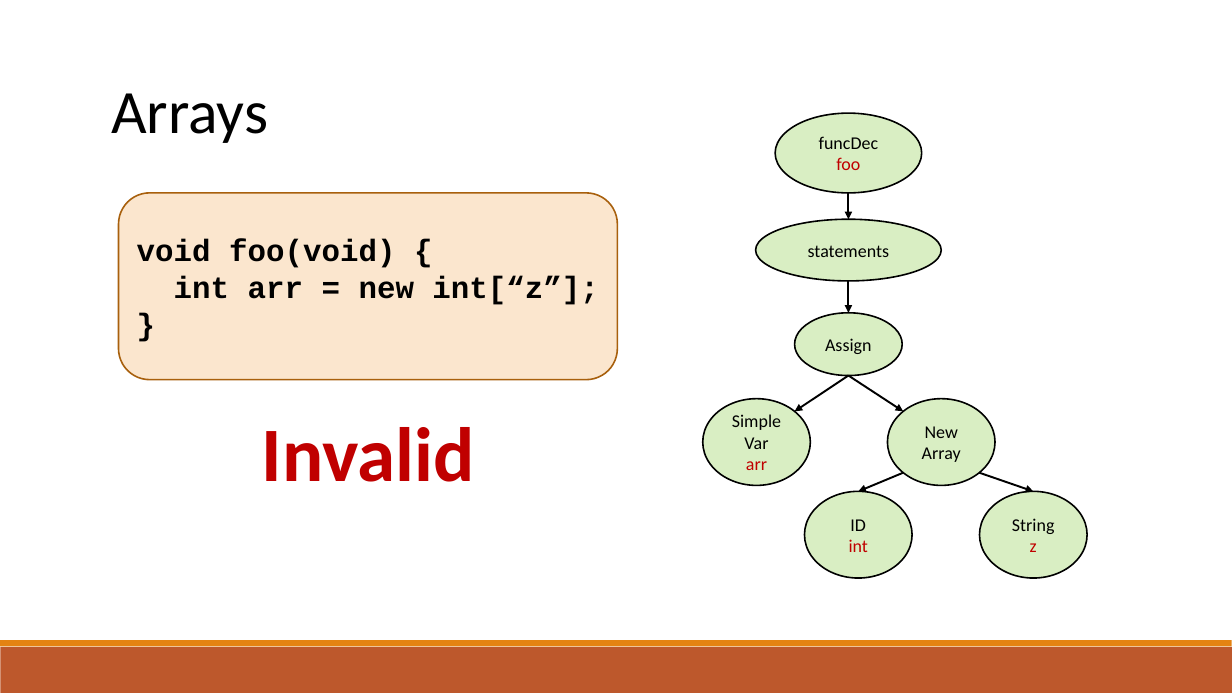
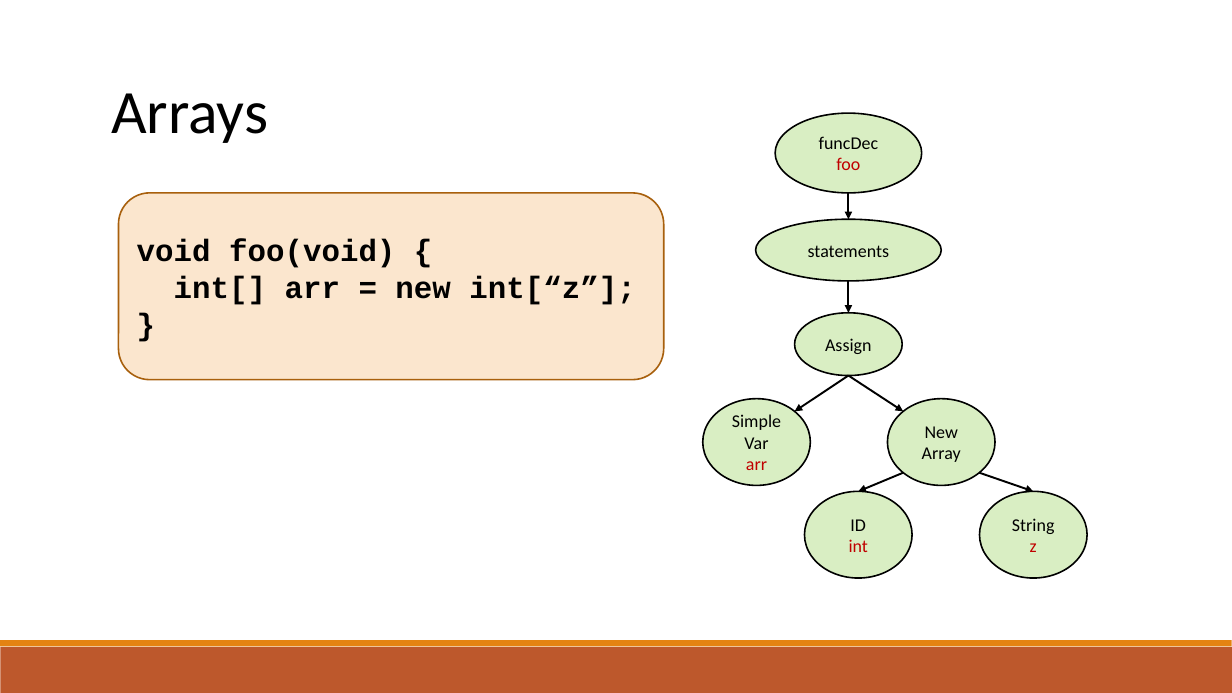
Before and after one commit to raghadzeidan/COMPILATION_TAU_FOR_STUDENTS, a slide deck: slide 48 of new_slides/semantic.pptx (slide 24 before the commit). Drawn at 1232x693 pixels with LibreOffice and Linux fonts; fonts in the diff are those of the drawing. Boxes give left, top, right and bottom in pixels: in the first picture for what was removed or moved away, otherwise in the second. Text is boxed around its words. In the diff, an @@ line names an element or a change of style, - is before the commit and + after.

```diff
--- a/new_slides/semantic.pptx
+++ b/new_slides/semantic.pptx
@@ rounded rectangle "void foo(void) {": place and size @@
-rounded rectangle "void foo(void) {" at box(118, 193, 617, 380)
+rounded rectangle "void foo(void) {" at box(118, 193, 664, 380)
@@ text in rounded rectangle at box(174, 276, 635, 305): text changed @@
-int arr = new int[“z”];
+int[] arr = new int[“z”];
@@ text removed at box(262, 427, 475, 482) @@
-Invalid
```
Also in this commit, not shown: 22 other slides changed, 27 slides added, 1 other file.
